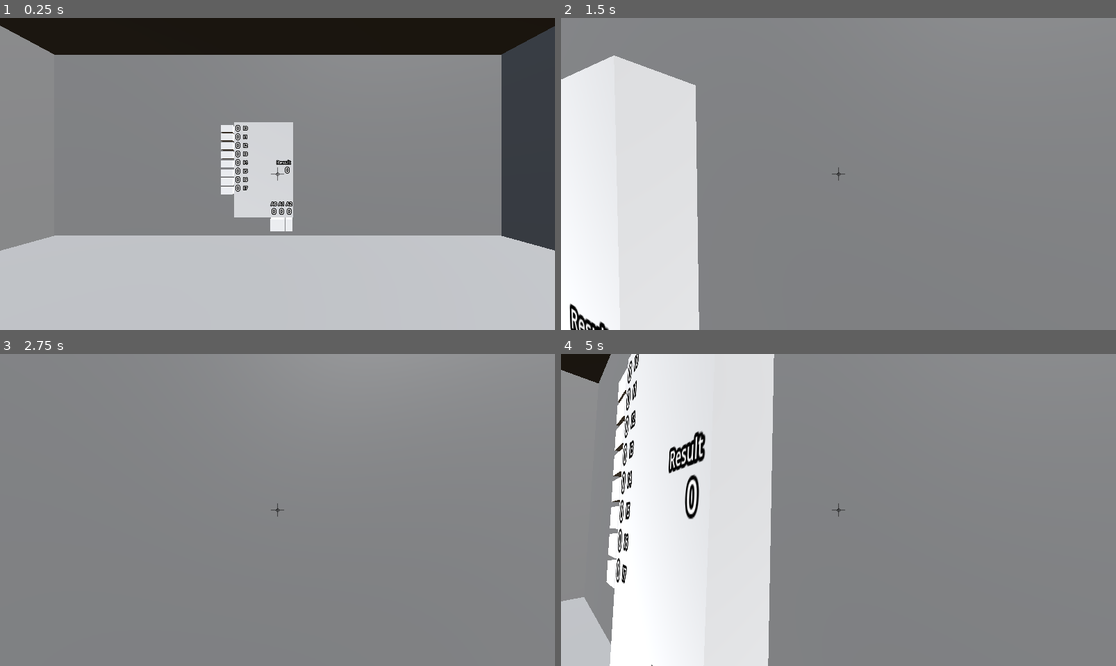
Above: before the commit, frames 1-4 (two rows, left to right).
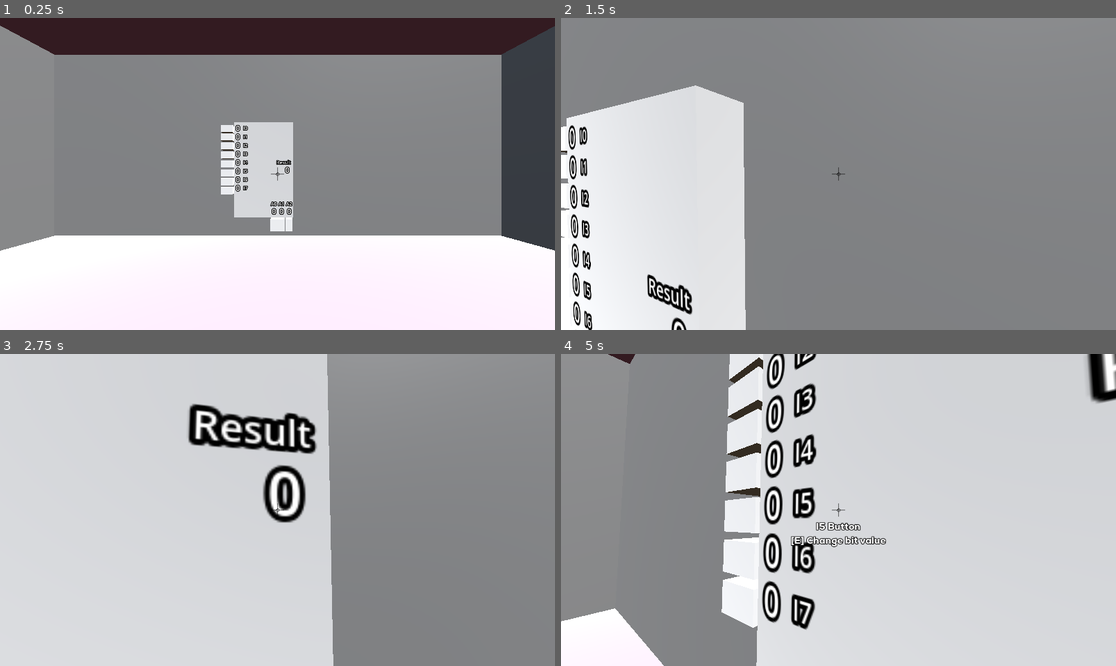
Above: after the commit, the same moments.

Repository: IllBeWatchingU/MSI-Project-UC
Game: Godot game, scene res://scenes/Multiplexer/MultiplexLevel.tscn
Two runs of this game, one before a commit and one after it. Both use one fixed random seed, a clock stepped at 60 frames per second and the inputs below. This scene is started directly instead of the project's main scene.
Inputs (mouse positions are in pixels of both pictures, inside the frame that each line leads up to):
- Up to frame 1 (0.25 s): no input
- Up to frame 2 (1.5 s): tap Enter at 0.5 s; move the mouse to (866, 174) at 0.52 s; hold E (Interact) 0.53-1.28 s; hold W (MoveForward) from 0.53 s (still down); tap Space (Jump) at 0.77 s; move the mouse to (810, 174) at 1.27 s; tap E (Interact) at 1.35 s
- Up to frame 3 (2.75 s): keep holding W (MoveForward); tap Space (Jump) at 1.52 s; move the mouse to (288, 503) at 2.02 s; hold E (Interact) from 2.03 s (still down)
- Up to frame 4 (5 s): keep holding W (MoveForward); tap Space (Jump) at 2.75, 3.02, 3.77, 4.52 s; move the mouse to (832, 516) at 2.77 s; release E (Interact) at 2.78 s; tap E (Interact) at 2.85, 4.35 s; move the mouse to (877, 513) at 3.52 s; hold E (Interact) 3.53-4.28 s; move the mouse to (794, 506) at 4.27 s

The runs differ from the first frame. In frame 1, 38% of the frame differs, in the area x 0-100%, y 0-100%; in frame 2, 11%; in frame 3, 59%; in frame 4, 86%.

Commit message:
Add ability to have up to three multiplexes.

Diff:
--- a/scenes/Multiplexer/MultiplexLevel.tscn
+++ b/scenes/Multiplexer/MultiplexLevel.tscn
@@ -1,9 +1,16 @@
-[gd_scene load_steps=10 format=3 uid="uid://1rry81l46ffo"]
+[gd_scene load_steps=20 format=3 uid="uid://1rry81l46ffo"]
 
 [ext_resource type="PackedScene" uid="uid://l2q8vmjedkst" path="res://scenes/Core/Player.tscn" id="1_23on8"]
+[ext_resource type="PackedScene" uid="uid://bxuif5eyw3uay" path="res://scenes/Multiplexer/Sign.tscn" id="3_7mmhe"]
 [ext_resource type="PackedScene" uid="uid://cx7c52bhqab56" path="res://scenes/Multiplexer/Multiplex8.tscn" id="3_36lhk"]
+[ext_resource type="Script" path="res://scripts/MultiplexerLogic/CheckMultiplexerNumbers.gd" id="4_i1we0"]
+[ext_resource type="Script" path="res://scripts/MultiplexerLogic/MultiplexerNumberButton.gd" id="4_vc05v"]
+
+[sub_resource type="StandardMaterial3D" id="StandardMaterial3D_lvimb"]
+albedo_color = Color(1, 0.694118, 1, 1)
 
 [sub_resource type="BoxMesh" id="BoxMesh_sfclp"]
+material = SubResource("StandardMaterial3D_lvimb")
 size = Vector3(10, 0.5, 10)
 
 [sub_resource type="ConvexPolygonShape3D" id="ConvexPolygonShape3D_ytgu4"]
@@ -24,66 +31,90 @@
 background_mode = 2
 sky = SubResource("Sky_oke4f")
 
+[sub_resource type="StandardMaterial3D" id="StandardMaterial3D_cumfj"]
+albedo_color = Color(1, 0, 1, 1)
+
+[sub_resource type="PrismMesh" id="PrismMesh_vrxag"]
+material = SubResource("StandardMaterial3D_cumfj")
+size = Vector3(0.3, 0.3, 0.1)
+
+[sub_resource type="CylinderShape3D" id="CylinderShape3D_563mk"]
+height = 0.131
+radius = 0.2
+
+[sub_resource type="StandardMaterial3D" id="StandardMaterial3D_gda46"]
+albedo_color = Color(1, 0.239216, 0.270588, 1)
+
+[sub_resource type="PrismMesh" id="PrismMesh_mtix8"]
+material = SubResource("StandardMaterial3D_gda46")
+size = Vector3(0.3, 0.3, 0.1)
+
+[sub_resource type="CylinderShape3D" id="CylinderShape3D_dkque"]
+height = 0.131
+radius = 0.2
+
 [node name="World" type="Node3D"]
 
-[node name="Floor" type="StaticBody3D" parent="."]
+[node name="Room" type="Node3D" parent="."]
+
+[node name="Floor" type="StaticBody3D" parent="Room"]
 transform = Transform3D(1, 0, 0, 0, 1, 0, 0, 0, 1, 0, -0.25, 0)
 
-[node name="MeshInstance3D" type="MeshInstance3D" parent="Floor"]
+[node name="MeshInstance3D" type="MeshInstance3D" parent="Room/Floor"]
 mesh = SubResource("BoxMesh_sfclp")
 
-[node name="CollisionShape3D" type="CollisionShape3D" parent="Floor"]
+[node name="CollisionShape3D" type="CollisionShape3D" parent="Room/Floor"]
 shape = SubResource("ConvexPolygonShape3D_ytgu4")
 
-[node name="Ceiling" type="StaticBody3D" parent="."]
+[node name="Ceiling" type="StaticBody3D" parent="Room"]
 transform = Transform3D(1, 0, 0, 0, 1, 0, 0, 0, 1, 0, 4.26239, 0)
 
-[node name="MeshInstance3D" type="MeshInstance3D" parent="Ceiling"]
+[node name="MeshInstance3D" type="MeshInstance3D" parent="Room/Ceiling"]
 mesh = SubResource("BoxMesh_sfclp")
 
-[node name="CollisionShape3D" type="CollisionShape3D" parent="Ceiling"]
+[node name="CollisionShape3D" type="CollisionShape3D" parent="Room/Ceiling"]
 shape = SubResource("ConvexPolygonShape3D_ytgu4")
 
-[node name="Wall" type="StaticBody3D" parent="."]
-
-[node name="MeshInstance3D" type="MeshInstance3D" parent="Wall"]
-transform = Transform3D(1, 0, 0, 0, 1, 0, 0, 0, 1, 0, 1.5, -4.75)
-mesh = SubResource("BoxMesh_vqp60")
-
-[node name="CollisionShape3D" type="CollisionShape3D" parent="Wall"]
-transform = Transform3D(1, 0, 0, 0, 1, 0, 0, 0, 1, 0, 1.5, -4.75)
-shape = SubResource("ConvexPolygonShape3D_tuhjd")
-
-[node name="Wall3" type="StaticBody3D" parent="."]
+[node name="Wall" type="StaticBody3D" parent="Room"]
+
+[node name="MeshInstance3D" type="MeshInstance3D" parent="Room/Wall"]
+transform = Transform3D(1, 0, 0, 0, 1, 0, 0, 0, 1, 0, 1.5, -4.75)
+mesh = SubResource("BoxMesh_vqp60")
+
+[node name="CollisionShape3D" type="CollisionShape3D" parent="Room/Wall"]
+transform = Transform3D(1, 0, 0, 0, 1, 0, 0, 0, 1, 0, 1.5, -4.75)
+shape = SubResource("ConvexPolygonShape3D_tuhjd")
+
+[node name="Wall3" type="StaticBody3D" parent="Room"]
 transform = Transform3D(-4.37114e-08, 0, 1, 0, 1, 0, -1, 0, -4.37114e-08, -0.443302, 0, 0)
 
-[node name="MeshInstance3D" type="MeshInstance3D" parent="Wall3"]
-transform = Transform3D(1, 0, 0, 0, 1, 0, 0, 0, 1, 0, 1.5, -4.75)
-mesh = SubResource("BoxMesh_vqp60")
-
-[node name="CollisionShape3D" type="CollisionShape3D" parent="Wall3"]
-transform = Transform3D(1, 0, 0, 0, 1, 0, 0, 0, 1, 0, 1.5, -4.75)
-shape = SubResource("ConvexPolygonShape3D_tuhjd")
-
-[node name="Wall4" type="StaticBody3D" parent="."]
+[node name="MeshInstance3D" type="MeshInstance3D" parent="Room/Wall3"]
+transform = Transform3D(1, 0, 0, 0, 1, 0, 0, 0, 1, 0, 1.5, -4.75)
+mesh = SubResource("BoxMesh_vqp60")
+
+[node name="CollisionShape3D" type="CollisionShape3D" parent="Room/Wall3"]
+transform = Transform3D(1, 0, 0, 0, 1, 0, 0, 0, 1, 0, 1.5, -4.75)
+shape = SubResource("ConvexPolygonShape3D_tuhjd")
+
+[node name="Wall4" type="StaticBody3D" parent="Room"]
 transform = Transform3D(-4.37114e-08, 0, 1, 0, 1, 0, -1, 0, -4.37114e-08, 9.95794, 0, 0)
 
-[node name="MeshInstance3D" type="MeshInstance3D" parent="Wall4"]
-transform = Transform3D(1, 0, 0, 0, 1, 0, 0, 0, 1, 0, 1.5, -4.75)
-mesh = SubResource("BoxMesh_vqp60")
-
-[node name="CollisionShape3D" type="CollisionShape3D" parent="Wall4"]
-transform = Transform3D(1, 0, 0, 0, 1, 0, 0, 0, 1, 0, 1.5, -4.75)
-shape = SubResource("ConvexPolygonShape3D_tuhjd")
-
-[node name="Wall2" type="StaticBody3D" parent="."]
+[node name="MeshInstance3D" type="MeshInstance3D" parent="Room/Wall4"]
+transform = Transform3D(1, 0, 0, 0, 1, 0, 0, 0, 1, 0, 1.5, -4.75)
+mesh = SubResource("BoxMesh_vqp60")
+
+[node name="CollisionShape3D" type="CollisionShape3D" parent="Room/Wall4"]
+transform = Transform3D(1, 0, 0, 0, 1, 0, 0, 0, 1, 0, 1.5, -4.75)
+shape = SubResource("ConvexPolygonShape3D_tuhjd")
+
+[node name="Wall2" type="StaticBody3D" parent="Room"]
 transform = Transform3D(1, 0, 0, 0, 1, 0, 0, 0, 1, 0, 0, 9.50473)
 
-[node name="MeshInstance3D" type="MeshInstance3D" parent="Wall2"]
-transform = Transform3D(1, 0, 0, 0, 1, 0, 0, 0, 1, 0, 1.5, -4.75)
-mesh = SubResource("BoxMesh_vqp60")
-
-[node name="CollisionShape3D" type="CollisionShape3D" parent="Wall2"]
+[node name="MeshInstance3D" type="MeshInstance3D" parent="Room/Wall2"]
+transform = Transform3D(1, 0, 0, 0, 1, 0, 0, 0, 1, 0, 1.5, -4.75)
+mesh = SubResource("BoxMesh_vqp60")
+
+[node name="CollisionShape3D" type="CollisionShape3D" parent="Room/Wall2"]
 transform = Transform3D(1, 0, 0, 0, 1, 0, 0, 0, 1, 0, 1.5, -4.75)
 shape = SubResource("ConvexPolygonShape3D_tuhjd")
 
@@ -96,5 +127,79 @@
 transform = Transform3D(0.643135, -0.663161, 0.382877, 0, 0.5, 0.866025, -0.765753, -0.556971, 0.321568, 0.837949, 3.48198, 2.42873)
 light_energy = 1.914
 
-[node name="Multiplexer8" parent="." instance=ExtResource("3_36lhk")]
+[node name="Sign" parent="." instance=ExtResource("3_7mmhe")]
+transform = Transform3D(0.280767, 0, 0.959776, 0, 1, 0, -0.959776, 0, 0.280767, -3.39869, 0.578338, -1.727)
+
+[node name="NumberMultiplexers" type="Label3D" parent="."]
+transform = Transform3D(-4.37114e-08, 0, -1, 0, 1, 0, 1, 0, -4.37114e-08, 4.94852, 1.16022, -0.755476)
+text = "1"
+font_size = 50
+script = ExtResource("4_i1we0")
+
+[node name="SingleMpx" type="Node3D" parent="NumberMultiplexers"]
+transform = Transform3D(-4.37114e-08, 0, 1, 0, 1, 0, -1, 0, -4.37114e-08, 0.755476, -1.16022, 4.94852)
+
+[node name="Mpx8" parent="NumberMultiplexers/SingleMpx" instance=ExtResource("3_36lhk")]
 transform = Transform3D(1, 0, 0, 0, 1, 0, 0, 0, 1, -0.294582, 1.4541, -4.40542)
+
+[node name="TwoMpx" type="Node3D" parent="NumberMultiplexers"]
+transform = Transform3D(-4.37114e-08, 0, 1, 0, 1, 0, -1, 0, -4.37114e-08, 0.755476, -1.16022, 4.94852)
+visible = false
+
+[node name="Mpx2" parent="NumberMultiplexers/TwoMpx" instance=ExtResource("3_36lhk")]
+transform = Transform3D(1, 0, 0, 0, 1, 0, 0, 0, 1, 0.802, 1.454, -4.405)
+
+[node name="Mpx1" parent="NumberMultiplexers/TwoMpx" instance=ExtResource("3_36lhk")]
+transform = Transform3D(1, 0, 0, 0, 1, 0, 0, 0, 1, -1.227, 1.454, -4.405)
+
+[node name="ThreeMpx" type="Node3D" parent="NumberMultiplexers"]
+transform = Transform3D(-4.37114e-08, 0, 1, 0, 1, 0, -1, 0, -4.37114e-08, 0.755476, -1.16022, 4.94852)
+visible = false
+
+[node name="Mpx1" parent="NumberMultiplexers/ThreeMpx" instance=ExtResource("3_36lhk")]
+transform = Transform3D(1, 0, 0, 0, 1, 0, 0, 0, 1, -2.11263, 1.454, -4.405)
+
+[node name="Mpx2" parent="NumberMultiplexers/ThreeMpx" instance=ExtResource("3_36lhk")]
+transform = Transform3D(1, 0, 0, 0, 1, 0, 0, 0, 1, 0, 1.454, -4.405)
+
+[node name="Mpx3" parent="NumberMultiplexers/ThreeMpx" instance=ExtResource("3_36lhk")]
+transform = Transform3D(1, 0, 0, 0, 1, 0, 0, 0, 1, 2.2406, 1.454, -4.405)
+
+[node name="LabelNumber" type="Label3D" parent="."]
+transform = Transform3D(-4.37114e-08, 0, -1, 0, 1, 0, 1, 0, -4.37114e-08, 4.94852, 1.72411, -0.755476)
+text = "Change the number
+ of used multiplexers:"
+
+[node name="ButtonRight" type="StaticBody3D" parent="LabelNumber" node_paths=PackedStringArray("number_of_multiplexers")]
+transform = Transform3D(-4.37114e-08, 1, 0, -1, -4.37114e-08, 0, 0, 0, 1, 0.34, -0.6, 0)
+collision_layer = 3
+script = ExtResource("4_vc05v")
+mode = 1
+number_of_multiplexers = NodePath("../../NumberMultiplexers")
+
+[node name="InteractMesh" type="MeshInstance3D" parent="LabelNumber/ButtonRight"]
+mesh = SubResource("PrismMesh_vrxag")
+
+[node name="CollisionShape3D" type="CollisionShape3D" parent="LabelNumber/ButtonRight"]
+transform = Transform3D(1, 0, 0, 0, -4.37114e-08, -1, 0, 1, -4.37114e-08, 0, -0.042292, 0)
+shape = SubResource("CylinderShape3D_563mk")
+
+[node name="ButtonLeft" type="StaticBody3D" parent="LabelNumber" node_paths=PackedStringArray("number_of_multiplexers")]
+transform = Transform3D(-4.37114e-08, -1, 0, 1, -4.37114e-08, 0, 0, 0, 1, -0.36025, -0.6, 0)
+collision_layer = 3
+script = ExtResource("4_vc05v")
+number_of_multiplexers = NodePath("../../NumberMultiplexers")
+
+[node name="InteractMesh" type="MeshInstance3D" parent="LabelNumber/ButtonLeft"]
+mesh = SubResource("PrismMesh_mtix8")
+
+[node name="CollisionShape3D" type="CollisionShape3D" parent="LabelNumber/ButtonLeft"]
+transform = Transform3D(1, 0, 0, 0, -4.37114e-08, 1, 0, -1, -4.37114e-08, 0.00788748, -0.0343969, 0)
+shape = SubResource("CylinderShape3D_dkque")
+
+[connection signal="focused" from="LabelNumber/ButtonRight" to="LabelNumber/ButtonRight" method="_on_focused"]
+[connection signal="interacted" from="LabelNumber/ButtonRight" to="LabelNumber/ButtonRight" method="_on_interacted"]
+[connection signal="unfocused" from="LabelNumber/ButtonRight" to="LabelNumber/ButtonRight" method="_on_unfocused"]
+[connection signal="focused" from="LabelNumber/ButtonLeft" to="LabelNumber/ButtonLeft" method="_on_focused"]
+[connection signal="interacted" from="LabelNumber/ButtonLeft" to="LabelNumber/ButtonLeft" method="_on_interacted"]
+[connection signal="unfocused" from="LabelNumber/ButtonLeft" to="LabelNumber/ButtonLeft" method="_on_unfocused"]
--- /dev/null
+++ b/scenes/Multiplexer/Sign.tscn
@@ -0,0 +1,40 @@
+[gd_scene load_steps=6 format=3 uid="uid://bxuif5eyw3uay"]
+
+[sub_resource type="StandardMaterial3D" id="StandardMaterial3D_ot42o"]
+albedo_color = Color(0.482353, 0.482353, 0.482353, 1)
+
+[sub_resource type="CylinderMesh" id="CylinderMesh_hxucc"]
+material = SubResource("StandardMaterial3D_ot42o")
+top_radius = 0.03
+bottom_radius = 0.03
+height = 1.2
+
+[sub_resource type="StandardMaterial3D" id="StandardMaterial3D_u3lg6"]
+albedo_color = Color(0.294118, 0.294118, 0.294118, 1)
+
+[sub_resource type="BoxMesh" id="BoxMesh_fg87s"]
+material = SubResource("StandardMaterial3D_u3lg6")
+size = Vector3(1.2, 0.8, 0.03)
+
+[sub_resource type="BoxShape3D" id="BoxShape3D_w0kqu"]
+size = Vector3(1.2, 1.3, 0.07)
+
+[node name="Sign" type="StaticBody3D"]
+
+[node name="Pole" type="MeshInstance3D" parent="."]
+mesh = SubResource("CylinderMesh_hxucc")
+
+[node name="Surface" type="MeshInstance3D" parent="."]
+transform = Transform3D(1, 0, 0, 0, 1, 0, 0, 0, 1, 0, 0.38912, 0.0165077)
+mesh = SubResource("BoxMesh_fg87s")
+
+[node name="CollisionShape3D" type="CollisionShape3D" parent="."]
+transform = Transform3D(1, 0, 0, 0, 1, 0, 0, 0, 1, 0, 0.140379, 0)
+shape = SubResource("BoxShape3D_w0kqu")
+
+[node name="Label3D" type="Label3D" parent="."]
+transform = Transform3D(1, 0, 0, 0, 1, 0, 0, 0, 1, 0, 0.724568, 0.033156)
+text = "F(a,b,c) = c ⊕ (b ⊕ a)
+"
+font_size = 20
+outline_size = 0
--- /dev/null
+++ b/scripts/MultiplexerLogic/CheckMultiplexerNumbers.gd
@@ -0,0 +1,27 @@
+extends Label3D
+
+var old_text : String
+
+# Called when the node enters the scene tree for the first time.
+func _ready():
+	old_text = self.text
+
+
+# Called every frame. 'delta' is the elapsed time since the previous frame.
+func _process(delta):
+	if(old_text != self.text):
+		old_text = self.text
+		var value = old_text.to_int()
+		var stages = self.get_children()
+		if value == 1:
+			stages[0].visible = true
+			stages[1].visible = false
+		elif value == 2:
+			stages[1].visible = true
+			if stages[0].visible:
+				stages[0].visible = false
+			elif stages[2].visible:
+				stages[2].visible = false
+		elif value == 3:
+			stages[2].visible = true
+			stages[1].visible = false
--- a/scripts/MultiplexerLogic/MultiplexerLabel.gd
+++ b/scripts/MultiplexerLogic/MultiplexerLabel.gd
@@ -6,7 +6,6 @@
 # Called when the node enters the scene tree for the first time.
 func _ready():
 	old_text = self.text
-	print(old_text)
 
 
 # Called every frame. 'delta' is the elapsed time since the previous frame.
--- /dev/null
+++ b/scripts/MultiplexerLogic/MultiplexerNumberButton.gd
@@ -0,0 +1,15 @@
+extends Interactable
+
+@export var mode : int
+@export var number_of_multiplexers : Label3D
+
+func _on_interacted(_interactor):
+	if mode == 1:
+		#add a multiplexer
+		var new_number = number_of_multiplexers.text.to_int() + 1
+		if new_number <= 3:
+			number_of_multiplexers.text = str(new_number)
+	elif mode == 0:
+		var new_number = number_of_multiplexers.text.to_int() - 1
+		if new_number > 0:
+			number_of_multiplexers.text = str(new_number)
